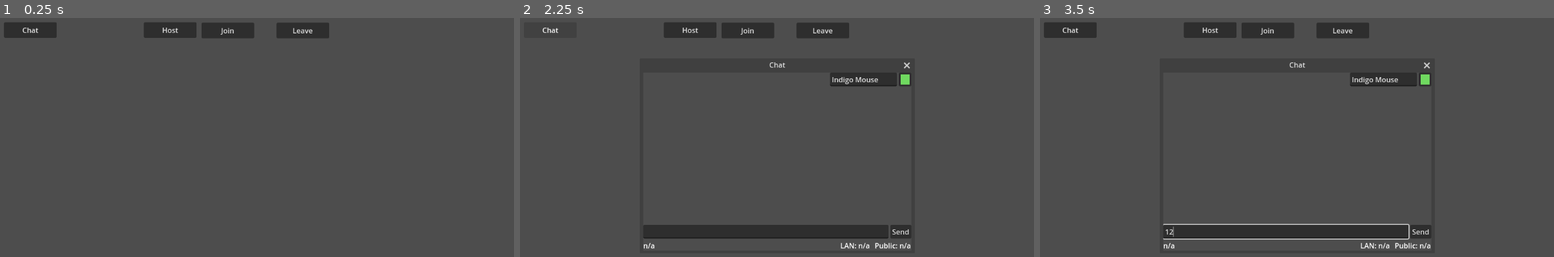
Above: before the commit, frames 1-3 (left to right).
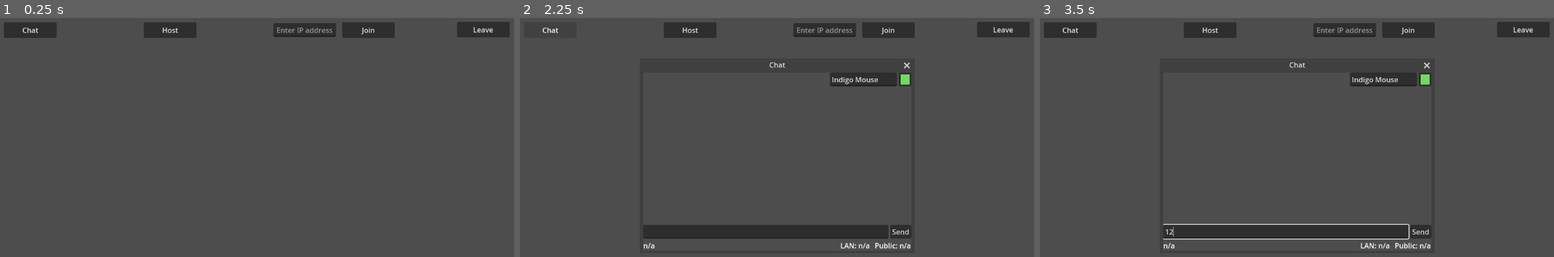
Above: after the commit, the same moments.

Repository: flashguardian13/godot-multiplayer-poc
Game: Godot game, scene res://game.tscn
Two runs of this game, one before a commit and one after it. Both use one fixed random seed, a clock stepped at 60 frames per second and the inputs below. The engine's default icon, where the game draws it, is replaced by a stand-in: a white triangle on a blue panel in a dark square.
Inputs (mouse positions are in pixels of both pictures, inside the frame that each line leads up to):
- Up to frame 1 (0.25 s): no input
- Up to frame 2 (2.25 s): click "Join" at 0.5 s; click "Leave" at 1.25 s; click "Chat" at 2 s
- Up to frame 3 (3.5 s): click (1286, 230) at 2.77 s; type "12" at 2.85 s

The runs differ from the first frame. In frame 1, 2.1% of the frame differs, in the area x 39-100%, y 1-9%; in frame 2, 2.1%; in frame 3, 2.1%.

Commit message:
allow connection to any IP

Diff:
--- a/chat.gd
+++ b/chat.gd
@@ -84,7 +84,7 @@
 		return
 
 	var response = json.get_data()
-	if !response.has_key("ip"):
+	if !response.has("ip"):
 		print("Key 'ip' absent from public IP response body: " % response)
 		$ChatVBox/InfoHBox/PublicIpLabel.text = "Public: n/a"
 		return
--- a/game.gd
+++ b/game.gd
@@ -41,11 +41,18 @@
 	if is_multiplayer():
 		print("[%s] (Click) Connection already exists." % my_peer_id())
 		return
+
+	var ip_address:String = $Buttons/IpAddressLineEdit.text
+	if !ip_address.is_valid_ip_address():
+		print("[%s] (Click) Invalid IP address: " % [my_peer_id(), ip_address])
+		return
+
 	var peer:ENetMultiplayerPeer = ENetMultiplayerPeer.new()
-	var error = peer.create_client(IP_ADDRESS, PORT)
+	var error = peer.create_client(ip_address, PORT)
 	if error:
 		print("[%s] (Click) %s" % [my_peer_id(), error])
 		return error
+
 	multiplayer.multiplayer_peer = peer
 	print("[%s] peer is now %s" % [my_peer_id(), multiplayer.multiplayer_peer])
 	var data:Dictionary = { "peer_id": multiplayer.get_unique_id() }
--- a/game.tscn
+++ b/game.tscn
@@ -30,19 +30,19 @@
 text = "Host"
 
 [node name="JoinButton" type="Button" parent="Buttons"]
-offset_left = 451.0
-offset_top = 12.0
-offset_right = 569.0
-offset_bottom = 47.0
+offset_left = 766.0
+offset_top = 11.0
+offset_right = 884.0
+offset_bottom = 46.0
 focus_mode = 0
 text = "Join
 "
 
 [node name="LeaveButton" type="Button" parent="Buttons"]
-offset_left = 619.0
-offset_top = 12.0
-offset_right = 737.0
-offset_bottom = 47.0
+offset_left = 1023.0
+offset_top = 10.0
+offset_right = 1141.0
+offset_bottom = 45.0
 focus_mode = 0
 text = "Leave"
 
@@ -54,6 +54,15 @@
 focus_mode = 0
 text = "Chat"
 
+[node name="IpAddressLineEdit" type="LineEdit" parent="Buttons"]
+offset_left = 612.0
+offset_top = 13.0
+offset_right = 752.0
+offset_bottom = 44.0
+placeholder_text = "Enter IP address"
+alignment = 1
+max_length = 15
+
 [node name="ChatVBoxContainer" parent="." instance=ExtResource("3_rrah2")]
 process_mode = 2
 visible = false
